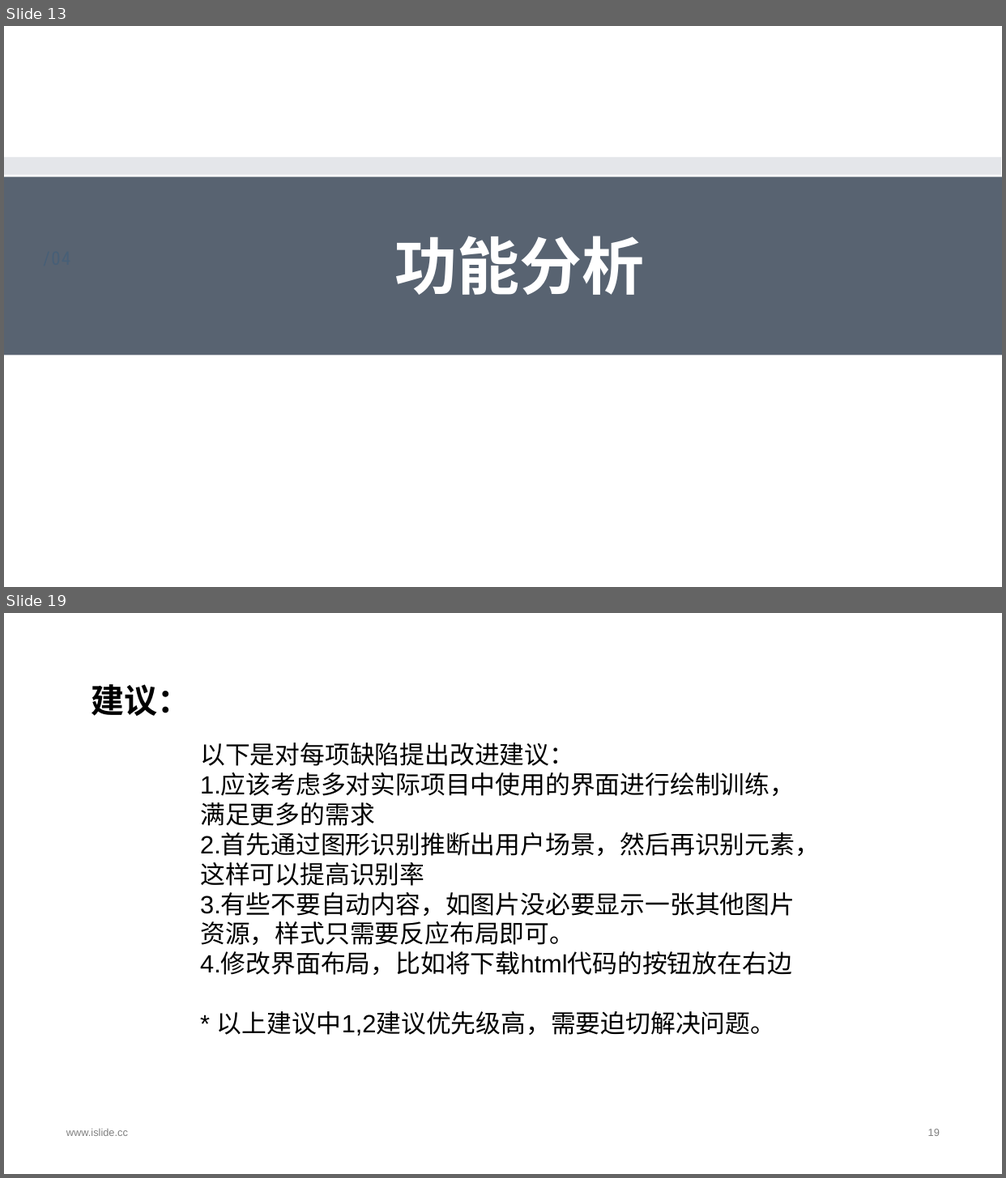
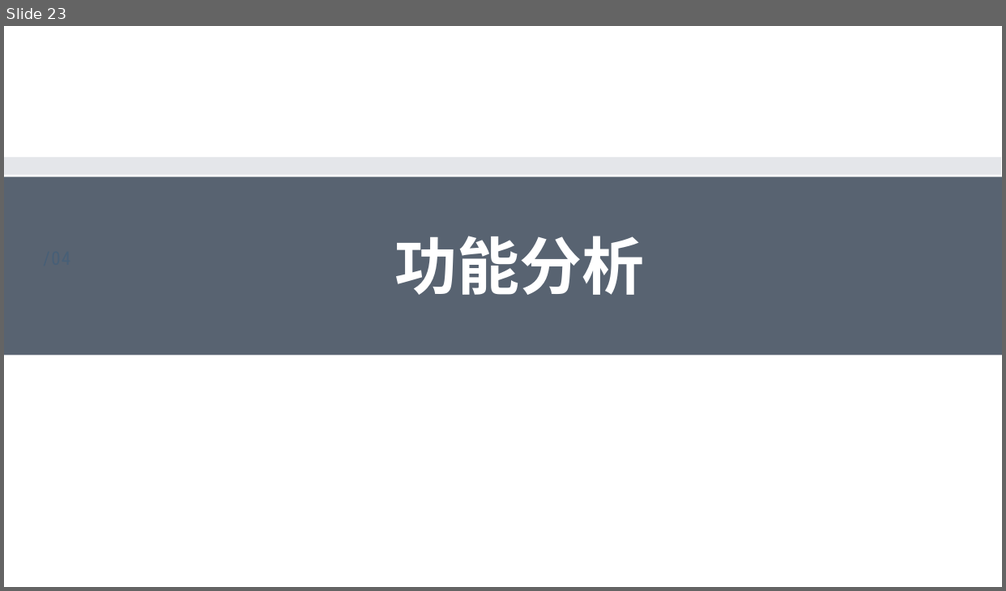
Before and after one commit to MSE-925/Sketch2codeTest, a slide deck: 现代软件工程最终(1).pptx. Shown one above the other, each under a label of ours: slides 13 and 19 before the commit, slide 23 after it; the slides between them are not shown. The pictures are 1006x1178 and 1006x591 pixels, drawn with LibreOffice and Linux fonts; fonts in the diff are those of the drawing; background and template pictures are left out. Boxes give left, top, right and bottom in pixels: in the first picture for what was removed or moved away, otherwise in the second. Text is boxed around its words. In the diff, an @@ line names an element or a change of style, - is before the commit and + after.

Commit message:
修改ppt

```diff
--- a/现代软件工程最终(1).pptx
+++ b/现代软件工程最终(1).pptx
@@ slide 19 removed at (4, 613, 1002, 1174), background #FFFFFF @@
@@ title removed at (91, 684, 190, 716) @@
-建议：
@@ text removed at (200, 743, 820, 1036) @@
-以下是对每项缺陷提出改进建议：
-1.应该考虑多对实际项目中使用的界面进行绘制训练，满足更多的需求
-2.首先通过图形识别推断出用户场景，然后再识别元素，这样可以提高识别率
-3.有些不要自动内容，如图片没必要显示一张其他图片资源，样式只需要反应布局即可。
-4.修改界面布局，比如将下载html代码的按钮放在右边
-* 以上建议中1,2建议优先级高，需要迫切解决问题。
@@ text removed at (66, 1129, 128, 1136) @@
-www.islide.cc
@@ page number removed at (928, 1129, 940, 1136) @@
-19
@@ what was slide 13 is now slide 23 @@
```
Also in this commit, not shown: 6 slides changed, 22 slides added, 9 other slides removed, 1 other file.
